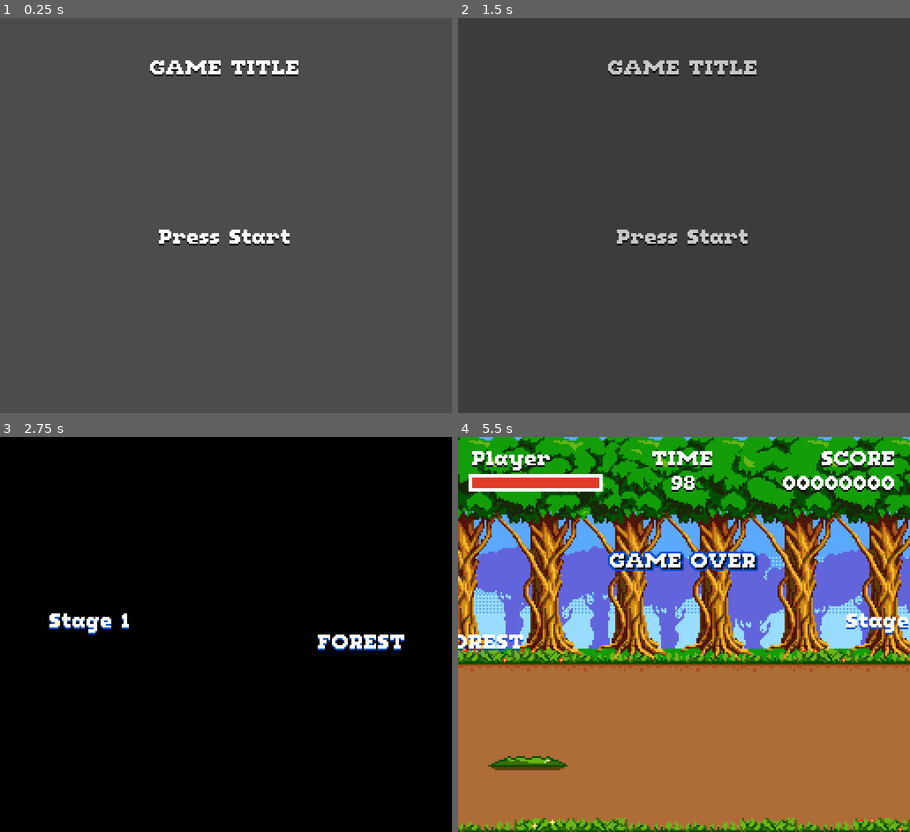
Above: before the commit, frames 1-4 (two rows, left to right).
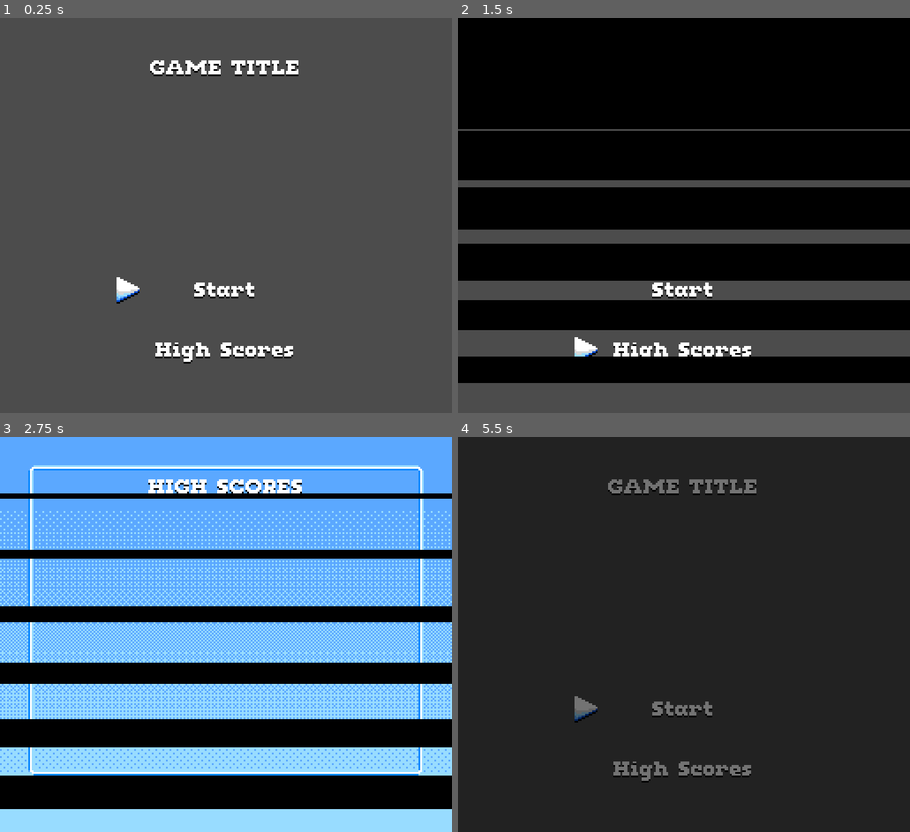
Above: after the commit, the same moments.

Repository: svntax/BlockBornArcadeJam
Game: Godot game, scene res://UI/Screens/TitleScreen.tscn
Same seed, same stepped clock (60 frames per second), same inputs: the game is played once before the commit and once after it.
Inputs (mouse positions are in pixels of both pictures, inside the frame that each line leads up to):
- Up to frame 1 (0.25 s): no input
- Up to frame 2 (1.5 s): click (684, 353) at 0.5 s, where only the run after the commit has a clickable "High Scores"; tap Enter (ui_accept) at 1.25 s; move the mouse to (783, 195) at 1.27 s; hold Right (move_right) from 1.28 s (still down); tap Z (attack) at 1.35 s
- Up to frame 3 (2.75 s): tap Enter (ui_accept) at 1.52, 1.55, 1.82, 2, 2.1, 2.27, 2.57 s; move the mouse to (135, 654) at 2.02 s; release Right (move_right) at 2.03 s; hold Down (move_down) from 2.03 s (still down); tap Z (attack) at 2.3 s
- Up to frame 4 (5.5 s): tap Enter (ui_accept) at 2.75, 3.05, 3.5, 3.77, 4.07, 4.25, 4.35, 4.52, 4.82 s; move the mouse to (729, 547) at 2.77 s; release Down (move_down) at 2.78 s; hold Right (move_right) 2.78-3.53 s; tap Z (attack) at 2.85, 3.6 s; move the mouse to (661, 713) at 3.52 s; hold Up (move_up) 3.53-4.28 s; move the mouse to (819, 693) at 4.27 s; hold Left (move_left) 4.28-5 s; click (684, 713) at 5 s, where only the run after the commit has a clickable "Start"

The runs differ from the first frame. In frame 1, 2.0% of the frame differs, in the area x 25-65%, y 53-88%; in frame 2, 76%; in frame 3, 72%; in frame 4, 100%, in the area x 0-100%, y 0-100%.

Commit message:
Added menu sounds and title screen buttons.

Diff:
--- a/Levels/SoundManager.gd
+++ b/Levels/SoundManager.gd
@@ -7,6 +7,9 @@
 onready var punch_hit_big_sound = $PunchHitBigSound
 onready var hit_ground_single_sound = $HitGroundSingle
 onready var hit_ground_double_sound = $HitGroundDouble
+
+onready var start_game_sound = $StartGameSound
+onready var menu_select_sound = $MenuSelectSound
 
 func play_punch_hit_sound() -> void:
 	punch_hit_sound.play()
@@ -19,3 +22,9 @@
 
 func play_hit_ground_double_sound() -> void:
 	hit_ground_double_sound.play()
+
+func play_start_game_sound() -> void:
+	start_game_sound.play()
+
+func play_menu_select_sound() -> void:
+	menu_select_sound.play()
--- a/Levels/SoundManager.tscn
+++ b/Levels/SoundManager.tscn
@@ -1,10 +1,12 @@
-[gd_scene load_steps=6 format=2]
+[gd_scene load_steps=8 format=2]
 
 [ext_resource path="res://Player/punch_big.wav" type="AudioStream" id=1]
 [ext_resource path="res://Player/punch.wav" type="AudioStream" id=2]
 [ext_resource path="res://Levels/SoundManager.gd" type="Script" id=3]
 [ext_resource path="res://Enemies/hit_ground_01.wav" type="AudioStream" id=4]
 [ext_resource path="res://Enemies/hit_ground_02.wav" type="AudioStream" id=5]
+[ext_resource path="res://UI/start_game.wav" type="AudioStream" id=6]
+[ext_resource path="res://UI/menu_select.wav" type="AudioStream" id=7]
 
 [node name="SoundManager" type="Node"]
 script = ExtResource( 3 )
@@ -26,3 +28,11 @@
 [node name="HitGroundDouble" type="AudioStreamPlayer" parent="."]
 stream = ExtResource( 5 )
 volume_db = -6.0
+
+[node name="StartGameSound" type="AudioStreamPlayer" parent="."]
+stream = ExtResource( 6 )
+volume_db = -12.0
+
+[node name="MenuSelectSound" type="AudioStreamPlayer" parent="."]
+stream = ExtResource( 7 )
+volume_db = -12.0
--- a/UI/MainUITheme.tres
+++ b/UI/MainUITheme.tres
@@ -1,12 +1,33 @@
-[gd_resource type="Theme" load_steps=5 format=2]
+[gd_resource type="Theme" load_steps=10 format=2]
 
 [ext_resource path="res://UI/FontNormal.tres" type="DynamicFont" id=1]
 [ext_resource path="res://UI/StyleBoxHealthbarFront.tres" type="StyleBox" id=2]
 [ext_resource path="res://UI/StyleBoxHealthbarBack.tres" type="StyleBox" id=3]
 [ext_resource path="res://UI/StyleBoxUiBorder.tres" type="StyleBox" id=4]
 
+[sub_resource type="StyleBoxEmpty" id=2]
+
+[sub_resource type="StyleBoxEmpty" id=3]
+
+[sub_resource type="StyleBoxEmpty" id=4]
+
+[sub_resource type="StyleBoxEmpty" id=1]
+
+[sub_resource type="StyleBoxEmpty" id=5]
+
 [resource]
 default_font = ExtResource( 1 )
+Button/colors/font_color = Color( 1, 1, 1, 1 )
+Button/colors/font_color_disabled = Color( 0.552941, 0.552941, 0.552941, 0.2 )
+Button/colors/font_color_focus = Color( 1, 1, 1, 1 )
+Button/colors/font_color_hover = Color( 1, 1, 1, 1 )
+Button/colors/font_color_pressed = Color( 1, 1, 1, 1 )
+Button/constants/hseparation = 2
+Button/styles/disabled = SubResource( 2 )
+Button/styles/focus = SubResource( 3 )
+Button/styles/hover = SubResource( 4 )
+Button/styles/normal = SubResource( 1 )
+Button/styles/pressed = SubResource( 5 )
 PanelContainer/styles/panel = ExtResource( 4 )
 ProgressBar/styles/bg = ExtResource( 3 )
 ProgressBar/styles/fg = ExtResource( 2 )
--- a/UI/SceneManager.tscn
+++ b/UI/SceneManager.tscn
@@ -308,7 +308,6 @@
 script = ExtResource( 1 )
 
 [node name="Bg" type="ColorRect" parent="."]
-visible = false
 margin_right = 256.0
 margin_bottom = 224.0
 color = Color( 0, 0, 0, 1 )
--- a/UI/Screens/LeaderboardsScreen.gd
+++ b/UI/Screens/LeaderboardsScreen.gd
@@ -19,6 +19,8 @@
 
 func _process(delta):
 	if Input.is_action_just_pressed("ui_accept") or Input.is_action_just_pressed("attack"):
+		if not SceneManager.transition_running:
+			SoundManager.play_menu_select_sound()
 		SceneManager.change_scene("res://UI/Screens/TitleScreen.tscn", 0.5, "FADE")
 
 func fetch_scores() -> void:
--- a/UI/Screens/TitleScreen.gd
+++ b/UI/Screens/TitleScreen.gd
@@ -1,8 +1,72 @@
 extends Node2D
+
+onready var start_game_timer = $StartGameTimer
+onready var high_scores_timer = $HighScoresTimer
+
+onready var start_button = $"%StartButton"
+onready var high_scores_button = $"%HighScoresButton"
+
+onready var is_menu_selected = false
 
 func _ready():
 	Globals.reset_score()
+	start_button.grab_focus()
+	_on_focus_changed(start_button)
 
-func _process(delta):
-	if Input.is_action_just_pressed("ui_accept") or Input.is_action_just_pressed("attack"):
-		SceneManager.change_scene("res://UI/Screens/Gameplay.tscn", 1.75, "FADE_THEN_CURTAIN")
+	start_button.connect("focus_entered", self, "_on_button_focused")
+	high_scores_button.connect("focus_entered", self, "_on_button_focused")
+
+	get_viewport().connect("gui_focus_changed", self, "_on_focus_changed")
+
+func _on_focus_changed(control: Control) -> void:
+	if control == start_button:
+		start_button.get_node("SelectArrow").show()
+		high_scores_button.get_node("SelectArrow").hide()
+	elif control == high_scores_button:
+		high_scores_button.get_node("SelectArrow").show()
+		start_button.get_node("SelectArrow").hide()
+
+func _on_button_focused():
+	if is_menu_selected:
+		return
+
+	SoundManager.play_menu_select_sound()
+
+#func _process(delta):
+#	if Input.is_action_just_pressed("ui_accept") or Input.is_action_just_pressed("attack"):
+#		if not is_menu_selected:
+#			SoundManager.play_start_game_sound()
+#			start_game_timer.start()
+#		is_menu_selected = true
+
+func _on_StartGameTimer_timeout():
+	SceneManager.change_scene("res://UI/Screens/Gameplay.tscn", 1.75, "FADE_THEN_CURTAIN")
+
+func _on_StartButton_pressed():
+	if is_menu_selected or SceneManager.transition_running:
+		return
+
+	high_scores_button.focus_mode = Control.FOCUS_NONE
+	high_scores_button.disabled = true
+	is_menu_selected = true
+	SoundManager.play_start_game_sound()
+	start_game_timer.start()
+
+func _on_HighScoresTimer_timeout():
+	SceneManager.change_scene("res://UI/Screens/LeaderboardsScreen.tscn", 0.25, "CURTAIN")
+
+func _on_HighScoresButton_pressed():
+	if is_menu_selected or SceneManager.transition_running:
+		return
+
+	start_button.focus_mode = Control.FOCUS_NONE
+	start_button.disabled = true
+	is_menu_selected = true
+	SoundManager.play_menu_select_sound()
+	high_scores_timer.start()
+
+func _on_StartButton_mouse_entered():
+	start_button.grab_focus()
+
+func _on_HighScoresButton_mouse_entered():
+	high_scores_button.grab_focus()
--- a/UI/Screens/TitleScreen.tscn
+++ b/UI/Screens/TitleScreen.tscn
@@ -1,7 +1,11 @@
-[gd_scene load_steps=3 format=2]
+[gd_scene load_steps=5 format=2]
 
 [ext_resource path="res://UI/MainUITheme.tres" type="Theme" id=1]
 [ext_resource path="res://UI/Screens/TitleScreen.gd" type="Script" id=2]
+[ext_resource path="res://UI/select_arrow.png" type="Texture" id=3]
+
+[sub_resource type="Animation" id=1]
+resource_name = "start_game"
 
 [node name="TitleScreen" type="Node2D"]
 script = ExtResource( 2 )
@@ -26,6 +30,7 @@
 align = 1
 
 [node name="StartLabel" type="Label" parent="UI"]
+visible = false
 margin_left = 24.0
 margin_top = 120.0
 margin_right = 232.0
@@ -33,5 +38,73 @@
 custom_colors/font_color_shadow = Color( 0, 0, 0, 1 )
 custom_constants/shadow_offset_x = 0
 custom_constants/shadow_offset_y = 1
-text = "Press Start"
+text = "Start Game"
 align = 1
+
+[node name="Buttons" type="VBoxContainer" parent="UI"]
+margin_left = 72.0
+margin_top = 144.0
+margin_right = 184.0
+margin_bottom = 198.0
+custom_constants/separation = 10
+
+[node name="StartButton" type="Button" parent="UI/Buttons"]
+unique_name_in_owner = true
+margin_right = 112.0
+margin_bottom = 24.0
+rect_min_size = Vector2( 112, 24 )
+
+[node name="StartLabel" type="Label" parent="UI/Buttons/StartButton"]
+anchor_right = 1.0
+anchor_bottom = 1.0
+size_flags_horizontal = 4
+custom_colors/font_color_shadow = Color( 0, 0, 0, 1 )
+custom_constants/shadow_offset_x = 0
+custom_constants/shadow_offset_y = 1
+text = "Start"
+align = 1
+valign = 1
+
+[node name="SelectArrow" type="Sprite" parent="UI/Buttons/StartButton"]
+position = Vector2( 0, 10 )
+texture = ExtResource( 3 )
+
+[node name="HighScoresButton" type="Button" parent="UI/Buttons"]
+unique_name_in_owner = true
+margin_top = 34.0
+margin_right = 112.0
+margin_bottom = 58.0
+rect_min_size = Vector2( 112, 24 )
+
+[node name="HighScoresLabel" type="Label" parent="UI/Buttons/HighScoresButton"]
+anchor_right = 1.0
+anchor_bottom = 1.0
+size_flags_horizontal = 4
+custom_colors/font_color_shadow = Color( 0, 0, 0, 1 )
+custom_constants/shadow_offset_x = 0
+custom_constants/shadow_offset_y = 1
+text = "High Scores"
+align = 1
+valign = 1
+
+[node name="SelectArrow" type="Sprite" parent="UI/Buttons/HighScoresButton"]
+position = Vector2( 0, 10 )
+texture = ExtResource( 3 )
+
+[node name="StartGameTimer" type="Timer" parent="."]
+wait_time = 0.5
+one_shot = true
+
+[node name="HighScoresTimer" type="Timer" parent="."]
+wait_time = 0.5
+one_shot = true
+
+[node name="AnimationPlayer" type="AnimationPlayer" parent="."]
+anims/start_game = SubResource( 1 )
+
+[connection signal="mouse_entered" from="UI/Buttons/StartButton" to="." method="_on_StartButton_mouse_entered"]
+[connection signal="pressed" from="UI/Buttons/StartButton" to="." method="_on_StartButton_pressed"]
+[connection signal="mouse_entered" from="UI/Buttons/HighScoresButton" to="." method="_on_HighScoresButton_mouse_entered"]
+[connection signal="pressed" from="UI/Buttons/HighScoresButton" to="." method="_on_HighScoresButton_pressed"]
+[connection signal="timeout" from="StartGameTimer" to="." method="_on_StartGameTimer_timeout"]
+[connection signal="timeout" from="HighScoresTimer" to="." method="_on_HighScoresTimer_timeout"]
--- /dev/null
+++ b/UI/StyleBoxUiOutline.tres
@@ -0,0 +1,16 @@
+[gd_resource type="StyleBoxTexture" load_steps=2 format=2]
+
+[ext_resource path="res://UI/ui_border.png" type="Texture" id=1]
+
+[resource]
+texture = ExtResource( 1 )
+margin_left = 8.0
+margin_right = 8.0
+margin_top = 8.0
+margin_bottom = 8.0
+expand_margin_left = 8.0
+expand_margin_right = 8.0
+expand_margin_top = 8.0
+expand_margin_bottom = 8.0
+axis_stretch_horizontal = 1
+axis_stretch_vertical = 1
Not shown, added: UI/menu_select.wav.import
Binary file added: UI/select_arrow.png
Not shown, added: UI/select_arrow.png.import
Not shown, added: UI/start_game.wav.import
Not shown, added: UI/menu_select.wav
Not shown, added: UI/start_game.wav
